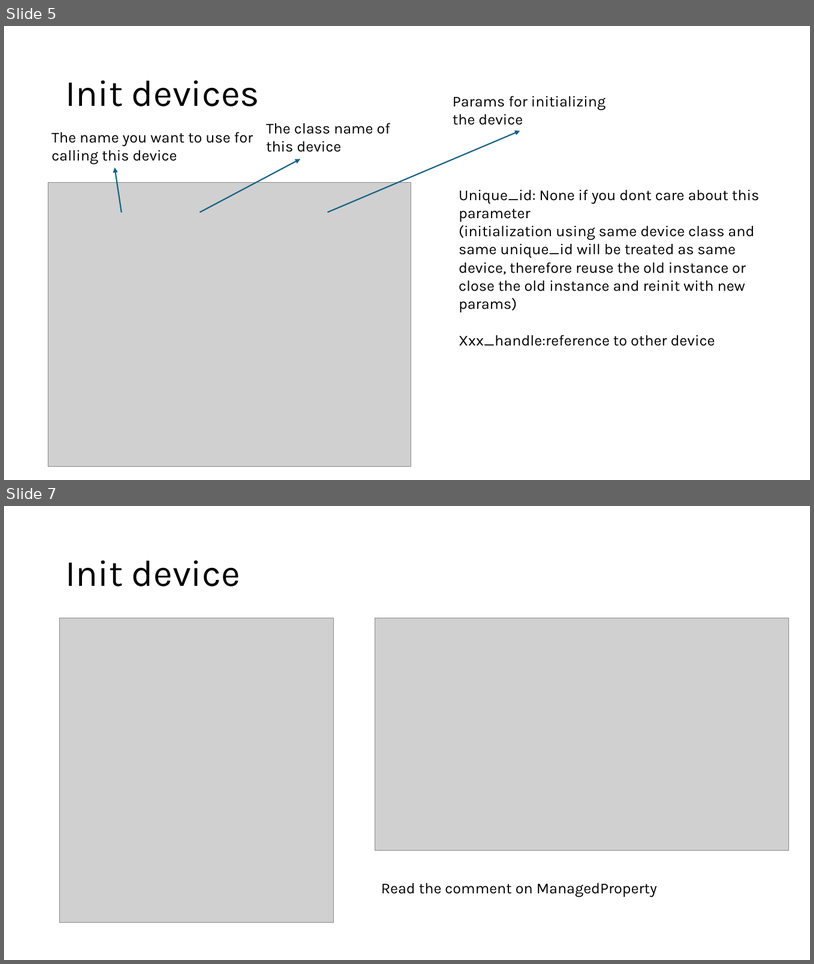
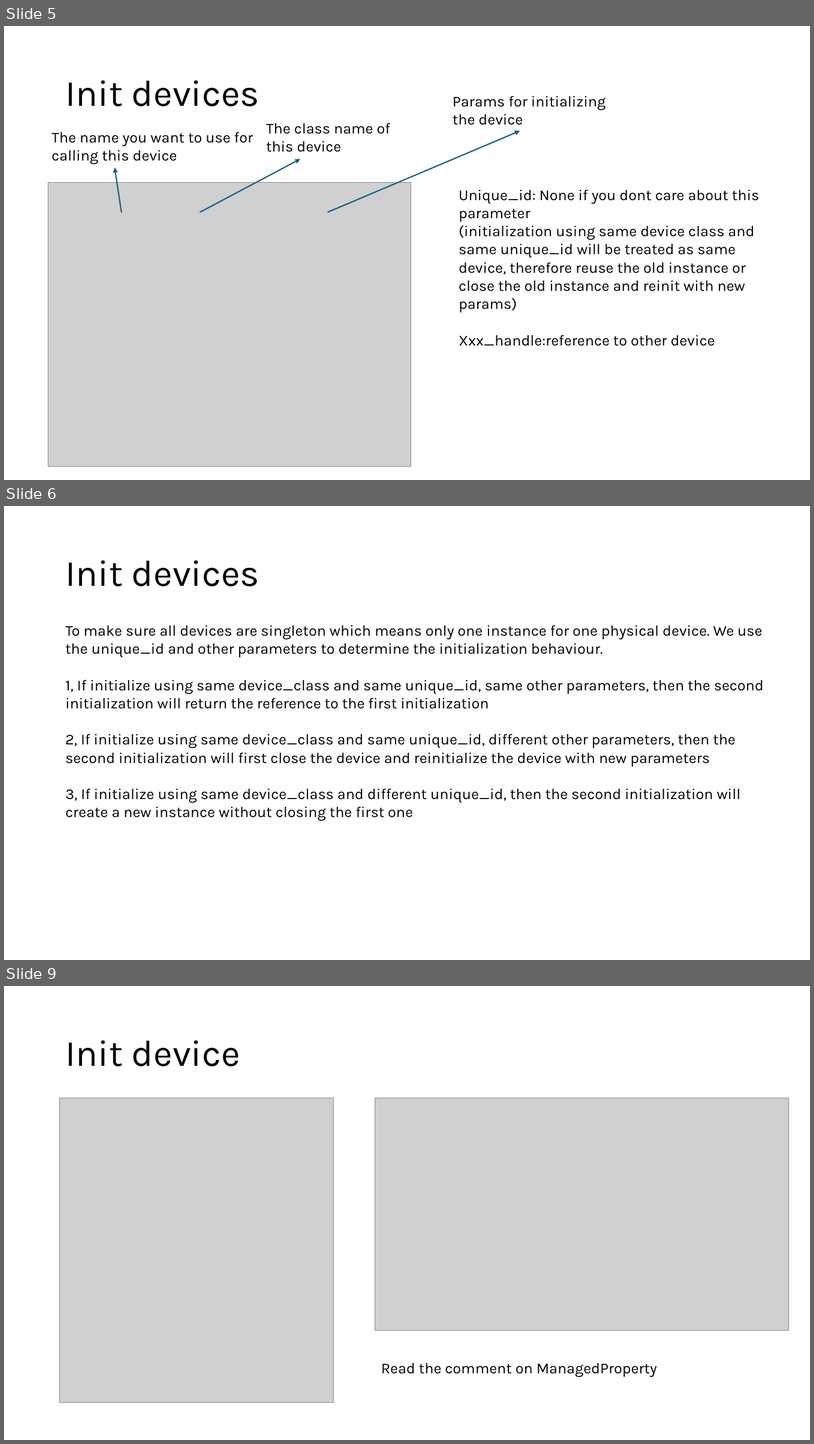
Before and after one commit to QuantumshWu/Confocal-GUIv2, a slide deck: documentation_device.pptx. Shown one above the other, each under a label of ours: slides 5 and 7 before the commit, slides 5, 6 and 9 after it; the slides between them are not shown. The pictures are 814x964 and 814x1444 pixels, drawn with LibreOffice and Linux fonts; fonts in the diff are those of the drawing; grey boxes stand for pictures. Boxes give left, top, right and bottom in pixels: in the first picture for what was removed or moved away, otherwise in the second. Text is boxed around its words. In the diff, an @@ line names an element or a change of style, - is before the commit and + after.

Commit message:
Update combo device

```diff
--- a/documentation_device.pptx
+++ b/documentation_device.pptx
@@ slide 6 added at (4,506,810,960), background #FFFFFF @@
@@ title added at (65,560,260,586), 44 pt, text #000000 @@
+Init devices
@@ text added at (65,625,764,821), 18 pt, text #000000 @@
+To make sure all devices are singleton which means only one instance for one physical device. We use the unique_id and other parameters to determine the initialization behaviour.
+1, If initialize using same device_class and same unique_id, same other parameters, then the second initialization will return the reference to the first initialization
+2, If initialize using same device_class and same unique_id, different other parameters, then the second initialization will first close the device and reinitialize the device with new parameters
+3, If initialize using same device_class and different unique_id, then the second initialization will create a new instance without closing the first one
@@ what was slide 7 is now slide 9 @@
```
Also in this commit, not shown: 1 slide changed, 1 other slide added, 1 other file.
